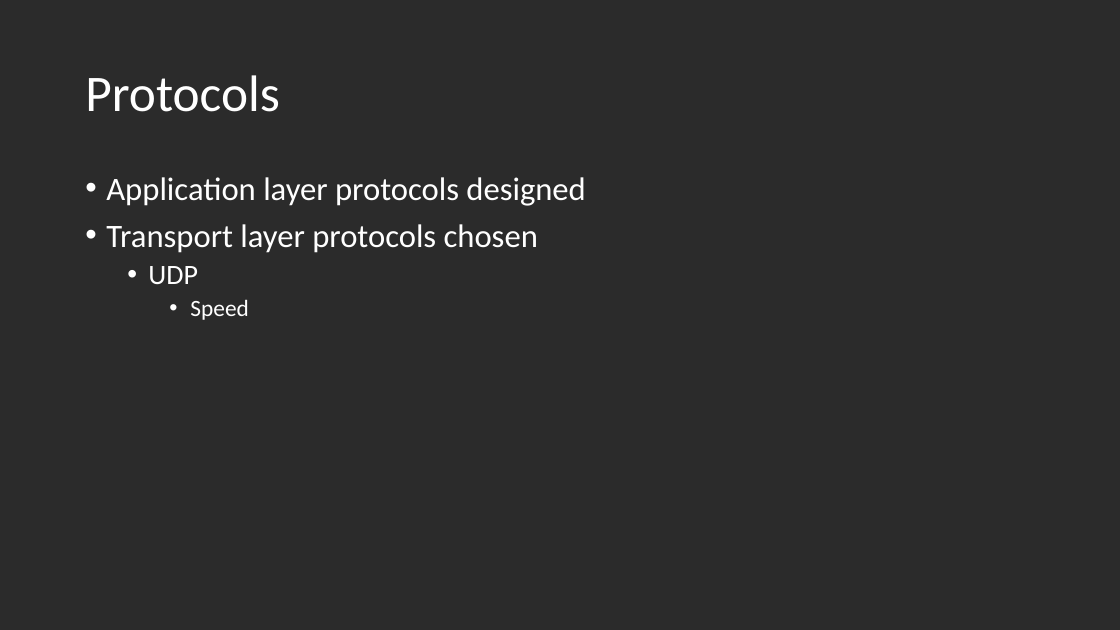
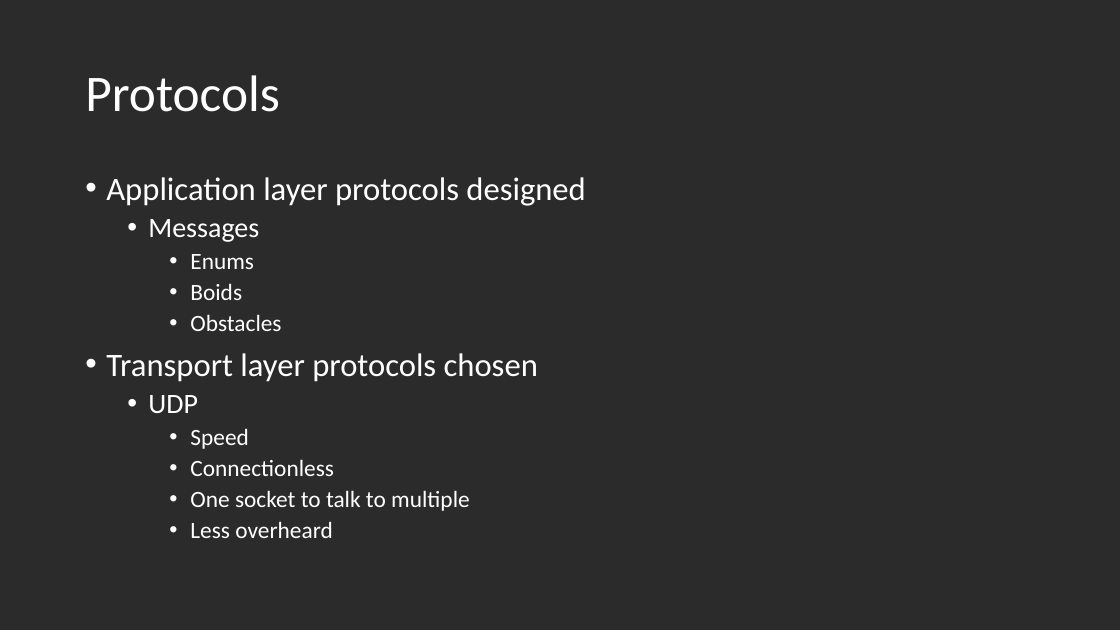
Before and after one commit to Shorte240/SFMLNetworking-Sim, a slide deck: slide 3 of SFMLNetworkingSim/CMP303 Presentation - Fraser Barker(1600196).pptx. Drawn at 1120x630 pixels with LibreOffice and Linux fonts; fonts in the diff are those of the drawing; background and template pictures are left out; a plain dark background stands for a picture behind light text. Boxes give left, top, right and bottom in pixels: in the first picture for what was removed or moved away, otherwise in the second. Text is boxed around its words. In the diff, an @@ line names an element or a change of style, - is before the commit and + after.

```diff
--- a/SFMLNetworkingSim/CMP303 Presentation - Fraser Barker(1600196).pptx
+++ b/SFMLNetworkingSim/CMP303 Presentation - Fraser Barker(1600196).pptx
@@ text at bbox=[148, 219, 281, 331]: paragraphs added @@
+  • Messages
+    • Enums
+    • Boids
+    • Obstacles
@@ text at bbox=[190, 459, 470, 538]: paragraphs added @@
+    • Connectionless
+    • One socket to talk to multiple
+    • Less overheard
```
Also in this commit, not shown: 3 other slides changed.
